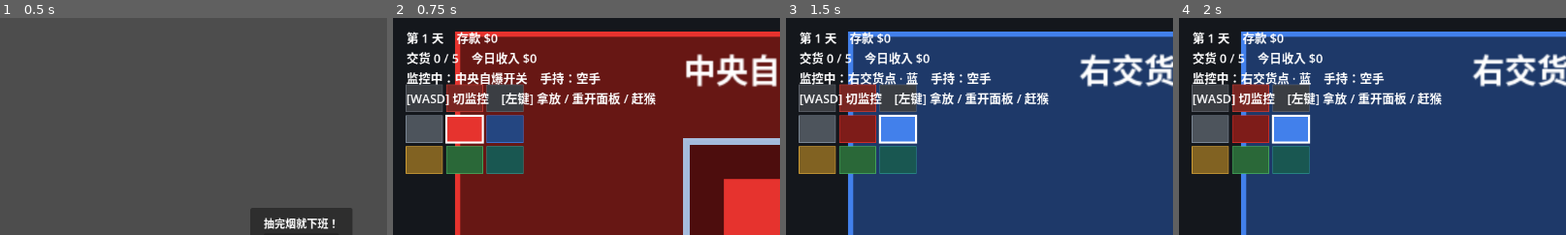
Above: before the commit, frames 1-4 (left to right).
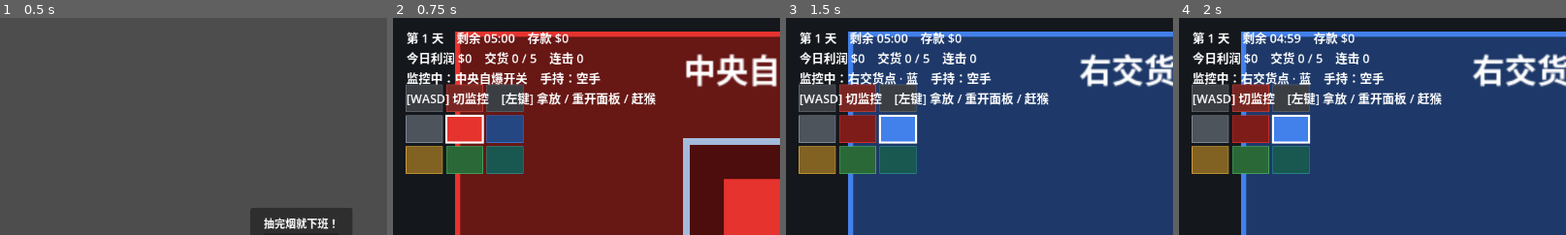
Above: after the commit, the same moments.

Repository: Zhi-Liao-jz/gamejam
Game: Godot game, scene res://scenes/menu/main_menu.tscn
Same seed, same stepped clock (60 frames per second), same inputs: the game is played once before the commit and once after it.
Inputs (mouse positions are % of the whole screen's width and height, from its top left):
- Up to frame 1 (0.5 s): no input
- Up to frame 2 (0.75 s): click "新游戏" at 0.5 s
- Up to frame 3 (1.5 s): tap Enter at 1.25 s; move the mouse to (72, 45) at 1.27 s; hold D (move_right) from 1.28 s (still down); tap N (next_day) at 1.35 s; click (72, 45) at 1.42 s
- Up to frame 4 (2 s): keep holding D (move_right); tap Space (ui_select) at 1.52 s
The pictures show only the part of the screen within x 0-50%, y 0-50%; the shares and areas given below are measured in that part.

Frame 1 is identical in both runs. In frame 2, 2.2% of the frame differs, in the area x 3-50%, y 6-22%; in frame 3, 2.2%; in frame 4, 2.2%.

Commit message:
迁移固定时长日流程

Diff:
--- a/global/ledger.gd
+++ b/global/ledger.gd
@@ -1,13 +1,16 @@
 extends Node
-## 2.0 九宫格玩法的当天账本（autoload 名: Ledger）：交货计数 / 收入 / 工作阶段标记 / 当天结算。
+## 2.0 九宫格玩法的当天账本（autoload 名: Ledger）：倒计时 / 利润 / 交货 / 工作阶段标记。
 ## 与 Game 分离——Game 持有跨天的 day/money/存档，本账本只管"当天工作"的瞬时经济。
 
 const PRODUCT_VALUE: int = 20  # 单个产品交货收入
+const DAY_DURATION: float = 300.0  # 正式版每天固定 5 分钟
 const BASE_QUOTA: int = 5  # 第 1 天的交货目标
 const QUOTA_PER_DAY: int = 2  # 之后每天目标递增
 
+var time_left: float = DAY_DURATION
+var profit_today: int = 0
+var combo_count: int = 0
 var delivered_today: int = 0  # 当天已交货数量
-var income_today: int = 0  # 当天交货累计收入（结算时入账）
 var working_active: bool = false  # 当前是否"工作中"阶段（产品出口 / 拿放据此启停）
 var day_failed: bool = false  # 当天是否已失败（自爆引爆触发；DayManager 据此转 Failed）
 var power_on: bool = true  # 供电是否正常（发电机被切断则 false；产品出口/加热台据此停摆）
@@ -26,17 +29,28 @@
 ## 记一次成功交货（累加数量与收入；收入结算时入账）。
 func deliver(value: int) -> void:
 	delivered_today += 1
-	income_today += value
+	profit_today += value
+	combo_count += 1
+
+
+## 推进当天倒计时。返回当天是否到点结束。
+func tick(delta: float) -> bool:
+	if not working_active:
+		return false
+	time_left = maxf(0.0, time_left - delta)
+	return time_left <= 0.0
 
 
 ## 进入新一天（或重试本日）前重置当天计数与失败标志。
 func reset_day() -> void:
+	time_left = DAY_DURATION
+	profit_today = 0
+	combo_count = 0
 	delivered_today = 0
-	income_today = 0
 	day_failed = false
 	power_on = true
 
 
-## 当天结算：交货收入入 Game 账、推进天数、落盘。
+## 当天结算：今日利润入 Game 账、推进天数、落盘。
 func settle_and_advance() -> void:
-	Game.complete_day(Game.day, income_today)
+	Game.complete_day(Game.day, profit_today)
--- a/scripts/day/grid_settlement.gd
+++ b/scripts/day/grid_settlement.gd
@@ -8,7 +8,8 @@
 		"day": Game.day,
 		"delivered": Ledger.delivered_today,
 		"quota": Ledger.quota_today(),
-		"income": Ledger.income_today,
+		"profit": Ledger.profit_today,
+		"combo": Ledger.combo_count,
 	}
 	EventBus.push_event("day_summary", data)
 
--- a/scripts/day/grid_working.gd
+++ b/scripts/day/grid_working.gd
@@ -1,5 +1,5 @@
 extends BaseState
-## 2.0 工作阶段：产品出口出货、玩家搬运交货；达成当天交货目标即进入结算。
+## 2.0 工作阶段：产品出口出货、玩家搬运交货；固定时长结束后进入结算。
 
 
 func enter(_msg: Dictionary = {}) -> void:
@@ -11,8 +11,8 @@
 	EventBus.push_event("work_started")
 
 
-func update(_delta: float) -> void:
+func update(delta: float) -> void:
 	if Ledger.day_failed:
 		fsm.transition_to(&"Failed")  # 自爆引爆 → 当天失败（优先于结算）
-	elif Ledger.is_quota_met():
+	elif Ledger.tick(delta):
 		fsm.transition_to(&"Settlement")
--- a/scripts/ui/grid_hud.gd
+++ b/scripts/ui/grid_hud.gd
@@ -119,15 +119,17 @@
 		warn += "\n⚡ 停电！产品出口 / 加热台停摆，切到右下修复"
 	info_label.text = (
 		(
-			"第 %d 天    存款 $%d\n交货 %d / %d    今日收入 $%d\n监控中：%s    手持：%s\n"
+			"第 %d 天    剩余 %s    存款 $%d\n今日利润 $%d    交货 %d / %d    连击 %d\n监控中：%s    手持：%s\n"
 			+ "[WASD] 切监控    [左键] 拿放 / 重开面板 / 赶猴%s"
 		)
 		% [
 			Game.day,
+			_format_time(Ledger.time_left),
 			Game.money,
+			Ledger.profit_today,
 			Ledger.delivered_today,
 			Ledger.quota_today(),
-			Ledger.income_today,
+			Ledger.combo_count,
 			room_name,
 			_held_text,
 			warn,
@@ -154,8 +156,8 @@
 func _on_day_summary(data: Dictionary) -> void:
 	summary_panel.visible = true
 	summary_label.text = (
-		"第 %d 天 完成！\n\n交货 %d / %d\n今日收入 $%d\n\n[N] 进入下一天"
-		% [data["day"], data["delivered"], data["quota"], data["income"]]
+		"第 %d 天 完成！\n\n交货 %d / %d\n当前连击 %d\n今日利润 $%d\n\n[N] 进入下一天"
+		% [data["day"], data["delivered"], data["quota"], data["combo"], data["profit"]]
 	)
 
 
@@ -169,3 +171,10 @@
 		"💥 第 %d 天 失败！\n\n自爆未能阻止\n交货 %d / %d\n\n[N] 重试本日"
 		% [data["day"], data["delivered"], data["quota"]]
 	)
+
+
+func _format_time(seconds: float) -> String:
+	var total := maxi(0, int(ceil(seconds)))
+	var minutes := total / 60
+	var secs := total % 60
+	return "%02d:%02d" % [minutes, secs]
Not shown, changed: 代码规范.md
Not shown, changed: 正式版迁移计划.md
